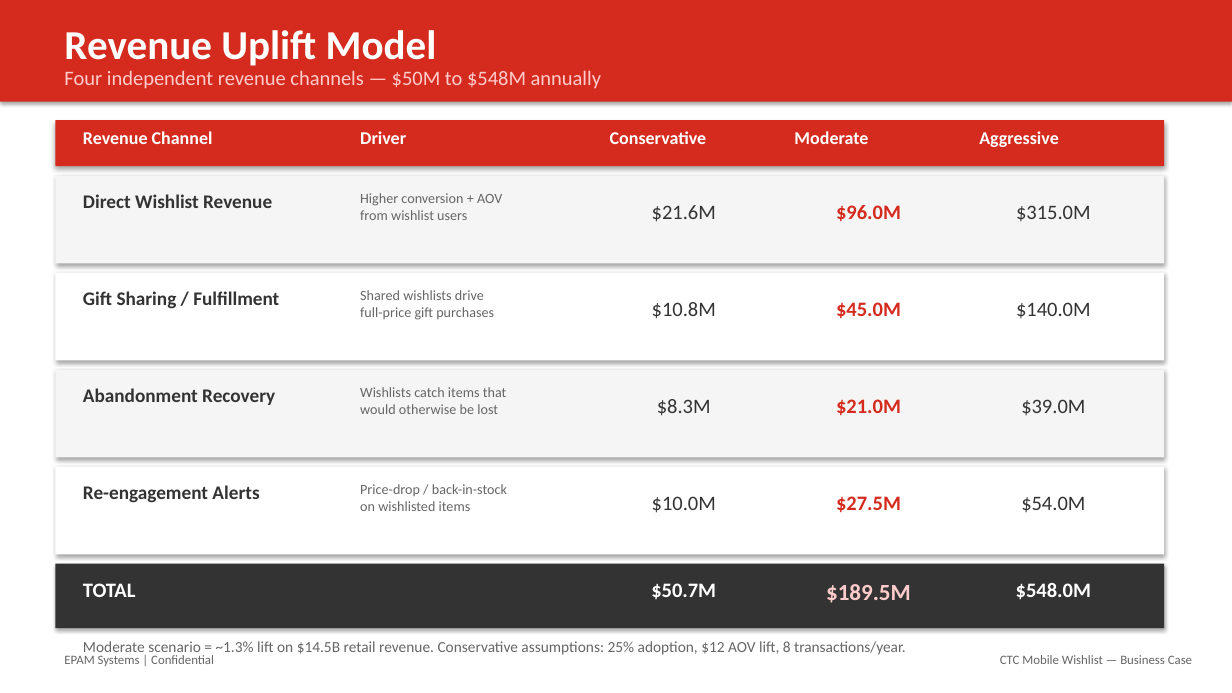
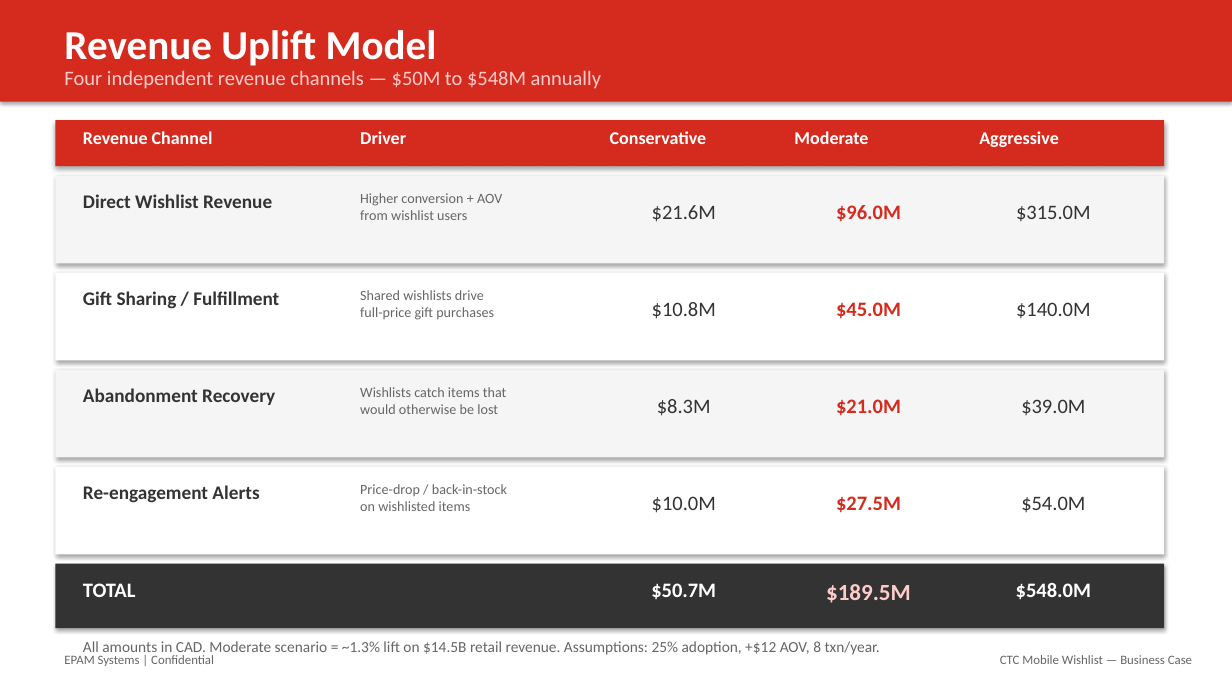
Before and after one commit to ksyed0/CTC-Mobile-Wishlist, a slide deck: slide 6 of docs/CTC_Mobile_Wishlist_Business_Case.pptx. Drawn at 1232x693 pixels with LibreOffice and Linux fonts; fonts in the diff are those of the drawing. Boxes give left, top, right and bottom in pixels: in the first picture for what was removed or moved away, otherwise in the second. Text is boxed around its words. In the diff, an @@ line names an element or a change of style, - is before the commit and + after.

```diff
--- a/docs/CTC_Mobile_Wishlist_Business_Case.pptx
+++ b/docs/CTC_Mobile_Wishlist_Business_Case.pptx
@@ text at box(83, 641, 880, 657): text changed @@
-Moderate scenario = ~1.3% lift on $14.5B retail revenue. Conservative assumptions: 25% adoption, $12 AOV lift, 8 transactions/year.
+All amounts in CAD. Moderate scenario = ~1.3% lift on $14.5B retail revenue. Assumptions: 25% adoption, +$12 AOV, 8 txn/year.
```
Also in this commit, not shown: 4 other slides changed, 3 other files.
